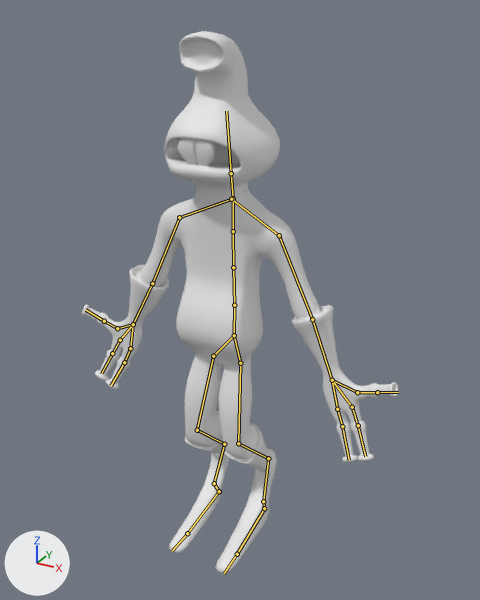
What one commit did to the Blender file Assets/Prefabs/Bucky.1.2.blend.
Before and after are seen from a camera (50 mm lens) standing at (6.07, -10.34, 10.97) and looking at (0.17, 0.39, 5.6). Lighting does not change. The marker at lower left points along +X, +Y and +Z. The bones that bend it are drawn over the model as lines.
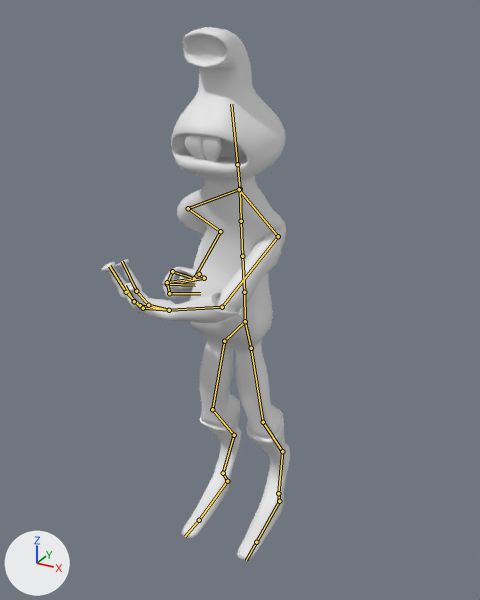
The newer file adds an action. The first version stands in its rest pose; the second is drawn at frame 1 of the action 'Idle_shotgun'.

Where the change shows, as pixel boxes (x1, y1, x2, y2) in the pictures (480 x 600 px):
'Cube', posed (41% narrower)
    before: (81, 31, 399, 573)
    after: (102, 27, 290, 560)
bone 'Spine.1', root to tip
    before: (234, 335) to (234, 305)
    after: (245, 321) to (244, 292)
bone 'Arm.1.R', root to tip
    before: (179, 217) to (152, 283)
    after: (188, 208) to (220, 231)
bone 'Arm.2.R', root to tip
    before: (152, 283) to (133, 324)
    after: (220, 231) to (194, 278)
bone 'Finger.1.1.R', root to tip
    before: (133, 324) to (120, 340)
    after: (194, 278) to (172, 271)
bone 'Finger.1.2.R', root to tip
    before: (120, 340) to (112, 353)
    after: (172, 271) to (167, 284)
bone 'Finger.1.3.R', root to tip
    before: (112, 353) to (101, 373)
    after: (167, 284) to (195, 285)
bone 'Finger.2.1.R', root to tip
    before: (133, 324) to (130, 348)
    after: (194, 278) to (167, 282)
bone 'Finger.2.2.R', root to tip
    before: (130, 348) to (124, 362)
    after: (167, 282) to (169, 293)
bone 'Finger.2.3.R', root to tip
    before: (124, 362) to (111, 385)
    after: (169, 293) to (200, 293)
bone 'Thumb.1.R', root to tip
    before: (133, 324) to (117, 328)
    after: (194, 278) to (199, 274)
bone 'Thumb.2.R', root to tip
    before: (117, 328) to (104, 321)
    after: (199, 274) to (204, 278)
bone 'Thumb.3.R', root to tip
    before: (104, 321) to (86, 310)
    after: (204, 278) to (183, 282)
bone 'Collar.L', root to tip
    before: (231, 199) to (279, 235)
    after: (239, 189) to (278, 236)
bone 'Arm.1.R.001', root to tip
    before: (279, 235) to (312, 319)
    after: (278, 236) to (222, 307)
bone 'Arm.2.R.001', root to tip
    before: (312, 319) to (332, 380)
    after: (222, 307) to (169, 310)
bone 'Finger.1.1.R.001', root to tip
    before: (332, 380) to (352, 407)
    after: (169, 310) to (140, 305)
bone 'Finger.1.2.R.001', root to tip
    before: (352, 407) to (358, 425)
    after: (140, 305) to (126, 292)
bone 'Finger.1.3.R.001', root to tip
    before: (358, 425) to (365, 456)
    after: (126, 292) to (109, 266)
bone 'Finger.2.1.R.001', root to tip
    before: (332, 380) to (337, 409)
    after: (169, 310) to (148, 305)
bone 'Finger.2.2.R.001', root to tip
    before: (337, 409) to (342, 426)
    after: (148, 305) to (136, 291)
bone 'Finger.2.3.R.001', root to tip
    before: (342, 426) to (349, 460)
    after: (136, 291) to (122, 261)
bone 'Thumb.1.R.001', root to tip
    before: (332, 380) to (357, 392)
    after: (169, 310) to (143, 308)
bone 'Thumb.2.R.001', root to tip
    before: (357, 392) to (377, 392)
    after: (143, 308) to (134, 301)
bone 'Hip.R', root to tip
    before: (234, 335) to (213, 356)
    after: (245, 321) to (224, 341)
bone 'Leg.1.R', root to tip
    before: (213, 356) to (197, 430)
    after: (224, 341) to (212, 409)
bone 'Leg.2.R', root to tip
    before: (197, 430) to (224, 444)
    after: (212, 409) to (234, 435)
bone 'Leg.3.R', root to tip
    before: (224, 444) to (214, 483)
    after: (234, 435) to (223, 473)
bone 'Leg.5.R', root to tip
    before: (219, 491) to (187, 533)
    after: (227, 481) to (199, 520)
bone 'Hip.R.001', root to tip
    before: (234, 335) to (240, 363)
    after: (245, 321) to (251, 348)
bone 'Leg.1.R.001', root to tip
    before: (240, 363) to (238, 443)
    after: (251, 348) to (263, 422)
bone 'Leg.2.R.001', root to tip
    before: (238, 443) to (268, 458)
    after: (263, 422) to (282, 451)
bone 'Leg.3.R.001', root to tip
    before: (268, 458) to (263, 501)
    after: (282, 451) to (278, 493)
bone 'Leg.4.R.001', root to tip
    before: (263, 501) to (264, 508)
    after: (278, 493) to (279, 501)
bone 'Leg.5.R.001', root to tip
    before: (264, 508) to (237, 554)
    after: (279, 501) to (256, 542)

What the commit changed:
Bone 'Spine.1' (bone_spine_1) moves from (0.0, 0.0, 0.0) to (0.0, 0.13, -0.47).
Bone 'Spine.1' (bone_spine_1) turns from (0, 0, 0) to (4, 0, 0) degrees about its own x, y and z.
Bone 'Arm.1.R' (bone_arm_1_r) turns from (0, 0, 0) to (-40, -71, -18) degrees about its own x, y and z.
Bone 'Arm.2.R' (bone_arm_2_r) turns from (0, 0, 0) to (111, -18, -27) degrees about its own x, y and z.
Bone 'Finger.1.1.R' (bone_finger_1_1_r) turns from (0, 0, 0) to (37, 26, -43) degrees about its own x, y and z.
Bone 'Finger.1.2.R' (bone_finger_1_2_r) turns from (0, 0, 0) to (-12, -17, 52) degrees about its own x, y and z.
Bone 'Finger.1.3.R' (bone_finger_1_3_r) turns from (0, 0, 0) to (-101, 120, 2) degrees about its own x, y and z.
Bone 'Finger.2.1.R' (bone_finger_2_1_r) turns from (0, 0, 0) to (37, 43, -25) degrees about its own x, y and z.
Bone 'Finger.2.2.R' (bone_finger_2_2_r) turns from (0, 0, 0) to (7, -5, 67) degrees about its own x, y and z.
Bone 'Finger.2.3.R' (bone_finger_2_3_r) turns from (0, 0, 0) to (21, -43, 66) degrees about its own x, y and z.
Bone 'Thumb.1.R' (bone_thumb_1_r) turns from (0, 0, 0) to (80, -33, -61) degrees about its own x, y and z.
Bone 'Thumb.2.R' (bone_thumb_2_r) turns from (0, 0, 0) to (-32, 20, 19) degrees about its own x, y and z.
Bone 'Thumb.3.R' (bone_thumb_3_r) turns from (0, 0, 0) to (-78, -4, 107) degrees about its own x, y and z.
Bone 'Collar.L' (bone_collar_l) turns from (0, 0, 0) to (9, 1, -9) degrees about its own x, y and z.
Bone 'Arm.1.R.001' (bone_arm_1_r_001) turns from (0, 0, 0) to (-62, 119, -5) degrees about its own x, y and z.
Bone 'Arm.2.R.001' (bone_arm_2_r_001) turns from (0, 0, 0) to (-38, -65, 90) degrees about its own x, y and z.
Bone 'Finger.1.1.R.001' (bone_finger_1_1_r_001) turns from (0, 0, 0) to (14, -21, 16) degrees about its own x, y and z.
Bone 'Finger.1.2.R.001' (bone_finger_1_2_r_001) turns from (0, 0, 0) to (10, -28, 22) degrees about its own x, y and z.
Bone 'Finger.1.3.R.001' (bone_finger_1_3_r_001) turns from (0, 0, 0) to (25, -49, -15) degrees about its own x, y and z.
Bone 'Finger.2.1.R.001' (bone_finger_2_1_r_001) turns from (0, 0, 0) to (6, -8, 8) degrees about its own x, y and z.
Bone 'Finger.2.2.R.001' (bone_finger_2_2_r_001) turns from (0, 0, 0) to (18, -18, 45) degrees about its own x, y and z.
Bone 'Finger.2.3.R.001' (bone_finger_2_3_r_001) turns from (0, 0, 0) to (-65, -101, 63) degrees about its own x, y and z.
Bone 'Thumb.1.R.001' (bone_thumb_1_r_001) turns from (0, 0, 0) to (6, -26, 30) degrees about its own x, y and z.
Bone 'Thumb.2.R.001' (bone_thumb_2_r_001) turns from (0, 0, 0) to (-36, 65, 5) degrees about its own x, y and z.
Bone 'Hip.R' (bone_hip_r) moves from (0.0, 0.0, 0.0) to (0.36, -0.33, 0.03).
Bone 'Leg.1.R' (bone_leg_1_r) turns from (0, 0, 0) to (2, 0, -9) degrees about its own x, y and z.
Bone 'Leg.2.R' (bone_leg_2_r) turns from (0, 0, 0) to (-18, 0, -2) degrees about its own x, y and z.
Bone 'Leg.3.R' (bone_leg_3_r) turns from (0, 0, 0) to (-7, -1, 8) degrees about its own x, y and z.
Bone 'Leg.5.R' (bone_leg_5_r) turns from (0, 0, 0) to (2, 3, 3) degrees about its own x, y and z.
Bone 'Hip.R.001' (bone_hip_r_001) moves from (0.0, 0.0, 0.0) to (0.15, -0.33, -0.32).
Bone 'Leg.1.R.001' (bone_leg_1_r_001) turns from (0, 0, 0) to (-5, 0, -12) degrees about its own x, y and z.
Bone 'Leg.2.R.001' (bone_leg_2_r_001) turns from (0, 0, 0) to (-24, 3, 2) degrees about its own x, y and z.
Bone 'Leg.3.R.001' (bone_leg_3_r_001) turns from (0, 0, 0) to (-7, 2, 9) degrees about its own x, y and z.
Bone 'Leg.4.R.001' (bone_leg_4_r_001) turns from (0, 0, 0) to (-1, 0, -2) degrees about its own x, y and z.
Bone 'Leg.5.R.001' (bone_leg_5_r_001) turns from (0, 0, 0) to (3, 0, 1) degrees about its own x, y and z.
